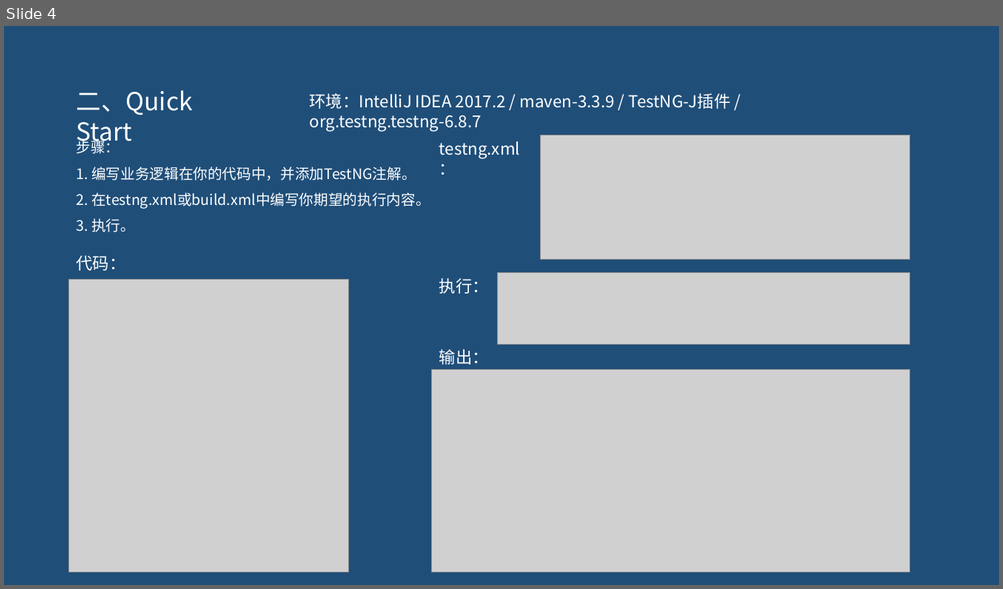
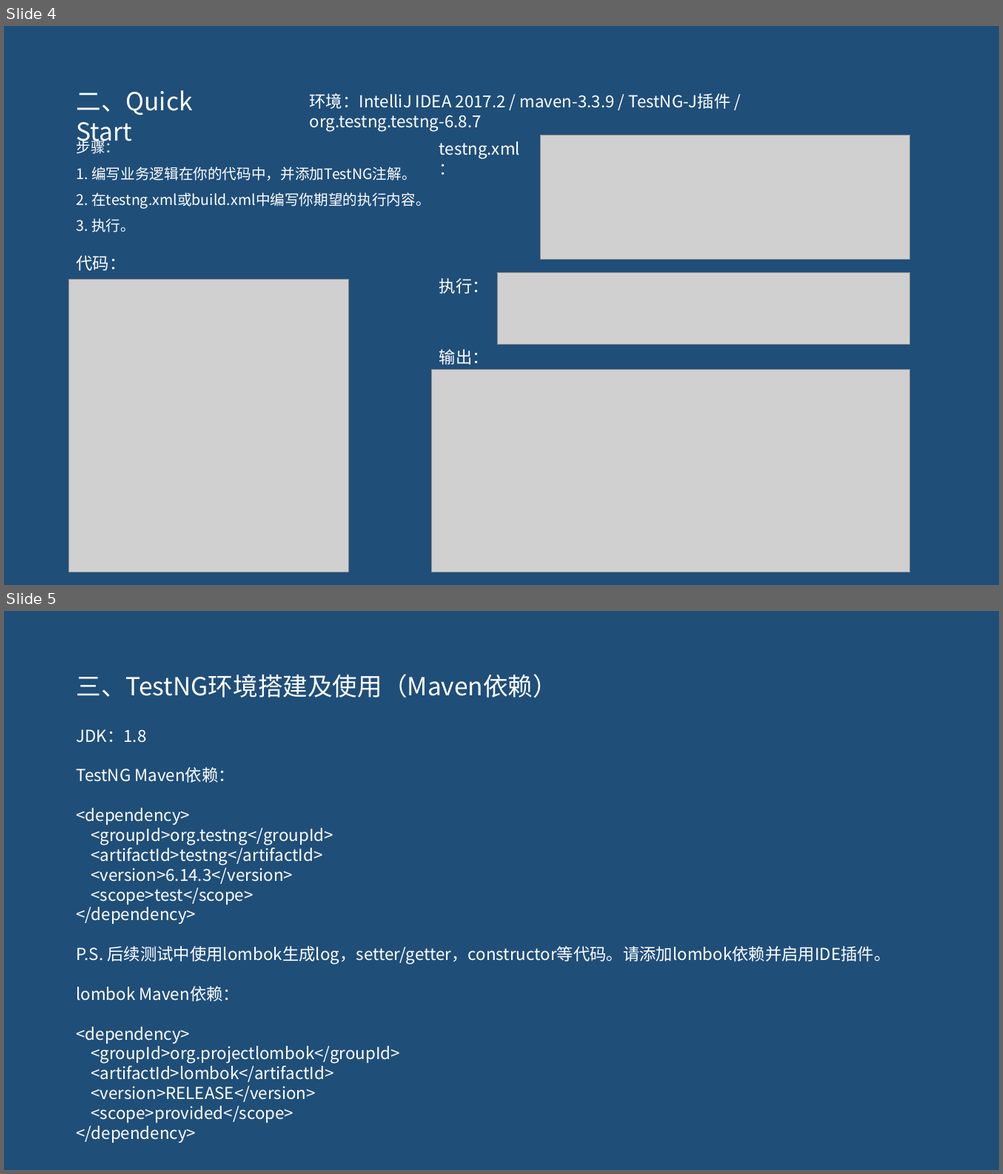
Before and after one commit to pertrichor/hello-testng, a slide deck: demo-server/doc/testNG介绍.pptx. Shown one above the other, each under a label of ours: slide 4 before the commit, slides 4 and 5 after it. The pictures are 1003x589 and 1003x1174 pixels, drawn with LibreOffice and Linux fonts; fonts in the diff are those of the drawing; grey boxes stand for pictures. Boxes give left, top, right and bottom in pixels: in the first picture for what was removed or moved away, otherwise in the second. Text is boxed around its words. In the diff, an @@ line names an element or a change of style, - is before the commit and + after.

```diff
--- a/demo-server/doc/testNG介绍.pptx
+++ b/demo-server/doc/testNG介绍.pptx
@@ slide 5 added at [4,611,999,1170], background #1F4E79 @@
@@ text added at [76,674,558,698], 24 pt, text #FFFFFF @@
+三、TestNG环境搭建及使用（Maven依赖）
@@ text added at [76,729,891,1143], 16 pt, text #FFFFFF @@
+JDK：1.8
+TestNG Maven依赖：
+<dependency>
+<groupId>org.testng</groupId>
+<artifactId>testng</artifactId>
+<version>6.14.3</version>
+<scope>test</scope>
+</dependency>
+P.S. 后续测试中使用lombok生成log，setter/getter，constructor等代码。请添加lombok依赖并启用IDE插件。
+lombok Maven依赖：
+<dependency>
+<groupId>org.projectlombok</groupId>
+<artifactId>lombok</artifactId>
+<version>RELEASE</version>
+<scope>provided</scope>
+</dependency>
```
Also in this commit, not shown: 9 slides changed, 39 other slides added, 28 other files.
